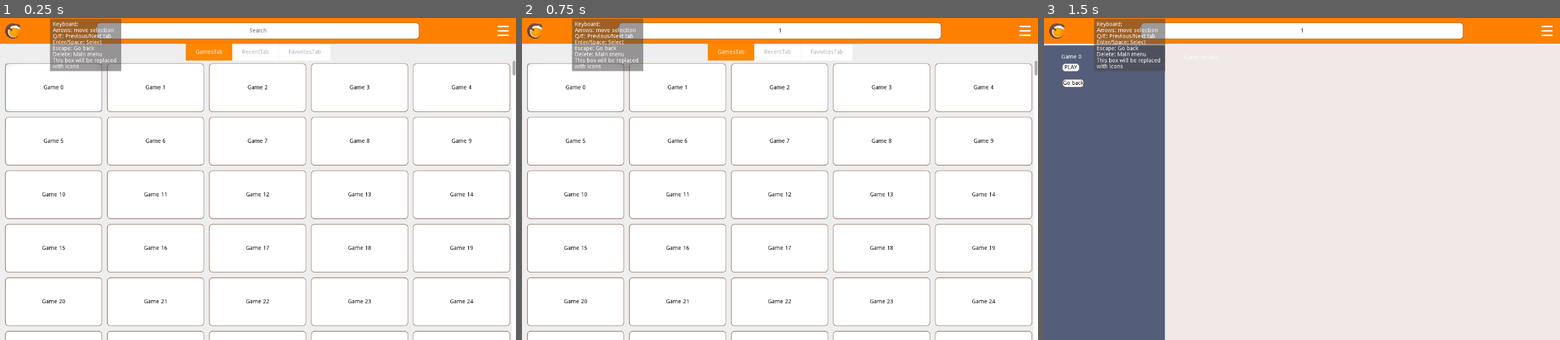
Above: before the commit, frames 1-3 (left to right).
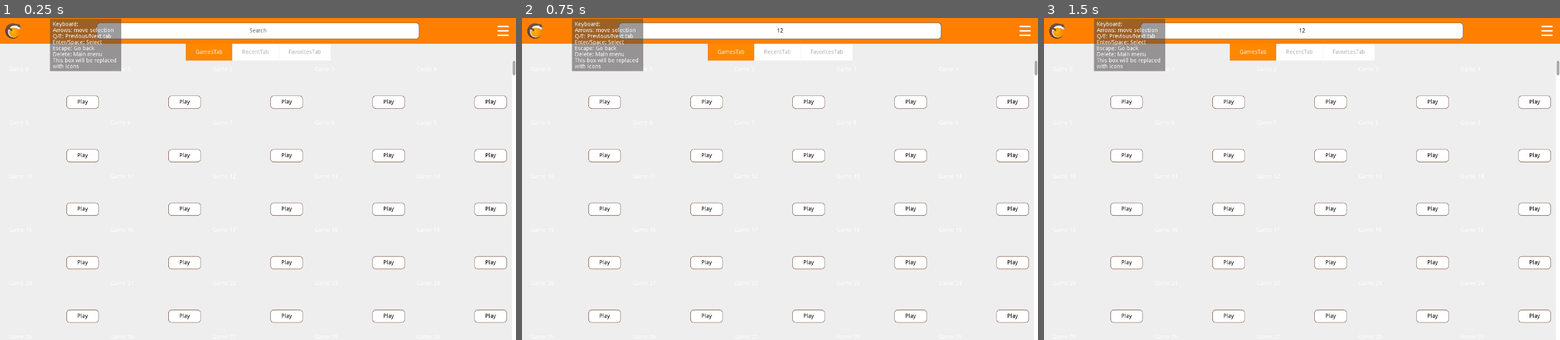
Above: after the commit, the same moments.

Repository: Buri/lutris-gamepad-ui
Game: Godot game, scene res://components/root/root.tscn
The game is run twice, just before and just after one commit, with the same random seed, the same clock (stepped at 60 frames per second) and the same inputs.
Inputs (mouse positions are in pixels of both pictures, inside the frame that each line leads up to):
- Up to frame 1 (0.25 s): no input
- Up to frame 2 (0.75 s): click (780, 30) at 0.52 s; type "12" at 0.6 s
- Up to frame 3 (1.5 s): click (1095, 88) at 1.27 s

The runs differ from the first frame. In frame 1, 6.4% of the frame differs, in the area x 1-99%, y 14-100%; in frame 2, 6.7%; in frame 3, 23%, in the area x 0-100%, y 3-100%.

Commit message:
Add GameButton

Diff:
--- /dev/null
+++ b/components/game_button/game_button.gd
@@ -0,0 +1,9 @@
+extends Control
+
+var game_name: String setget set_game_name
+
+func set_game_name(value):
+	$LabelGame.text = value
+
+func _ready():
+	pass
--- /dev/null
+++ b/components/game_button/game_button.tscn
@@ -0,0 +1,56 @@
+[gd_scene load_steps=3 format=2]
+
+[ext_resource path="res://resources/theme/lutris_theme_light.tres" type="Theme" id=1]
+[ext_resource path="res://components/game_button/game_button.gd" type="Script" id=2]
+
+[node name="GameButton" type="Control"]
+margin_right = 240.0
+margin_bottom = 120.0
+theme = ExtResource( 1 )
+script = ExtResource( 2 )
+__meta__ = {
+"_edit_use_anchors_": false
+}
+
+[node name="ButtonBanner" type="TextureButton" parent="."]
+anchor_right = 1.0
+anchor_bottom = 1.0
+__meta__ = {
+"_edit_use_anchors_": false
+}
+
+[node name="ButtonLauncherIcon" type="TextureButton" parent="."]
+anchor_left = 1.0
+anchor_top = 1.0
+anchor_right = 1.0
+anchor_bottom = 1.0
+margin_left = -128.0
+margin_top = -40.0
+margin_right = -96.0
+margin_bottom = -8.0
+__meta__ = {
+"_edit_use_anchors_": false
+}
+
+[node name="LabelGame" type="Label" parent="."]
+margin_left = 8.0
+margin_top = 8.0
+margin_right = 232.0
+margin_bottom = 22.0
+__meta__ = {
+"_edit_use_anchors_": false
+}
+
+[node name="ButtonPlay" type="Button" parent="."]
+anchor_left = 1.0
+anchor_top = 1.0
+anchor_right = 1.0
+anchor_bottom = 1.0
+margin_left = -88.0
+margin_top = -40.0
+margin_right = -8.0
+margin_bottom = -8.0
+text = "Play"
+__meta__ = {
+"_edit_use_anchors_": false
+}
--- a/components/root/root.tscn
+++ b/components/root/root.tscn
@@ -109,8 +109,8 @@
 }
 
 [node name="GridContainer" type="GridContainer" parent="VBoxContainer/TabContainer/GamesTab/ScrollContainer"]
-anchor_right = 1.0
-anchor_bottom = 1.0
+margin_right = 1280.0
+margin_bottom = 694.0
 grow_horizontal = 2
 grow_vertical = 2
 size_flags_horizontal = 3
--- a/scripts/games_panel.gd
+++ b/scripts/games_panel.gd
@@ -9,6 +9,7 @@
 const GAMEBUTTONSIZE = Vector2(240, 120)
 
 var GameDetailPanel = preload("res://components/game_detail/game_detail.tscn")
+var GameButton = preload("res://components/game_button/game_button.tscn")
 export var open_in_container: NodePath
 onready var gc = $ScrollContainer/GridContainer
 
@@ -17,8 +18,8 @@
 	for i in range(500):
 		var game = {"name": "Game %s" % (i)}
 		print(game)
-		var item = Button.new()
-		item.text = game.name
+		var item = GameButton.instance()
+		item.game_name = game.name
 		item.rect_min_size = GAMEBUTTONSIZE
 		item.connect("pressed", self, "show_game_details", [game])
 		item.connect("focus_entered", self, "scroll_to_view", [item])
